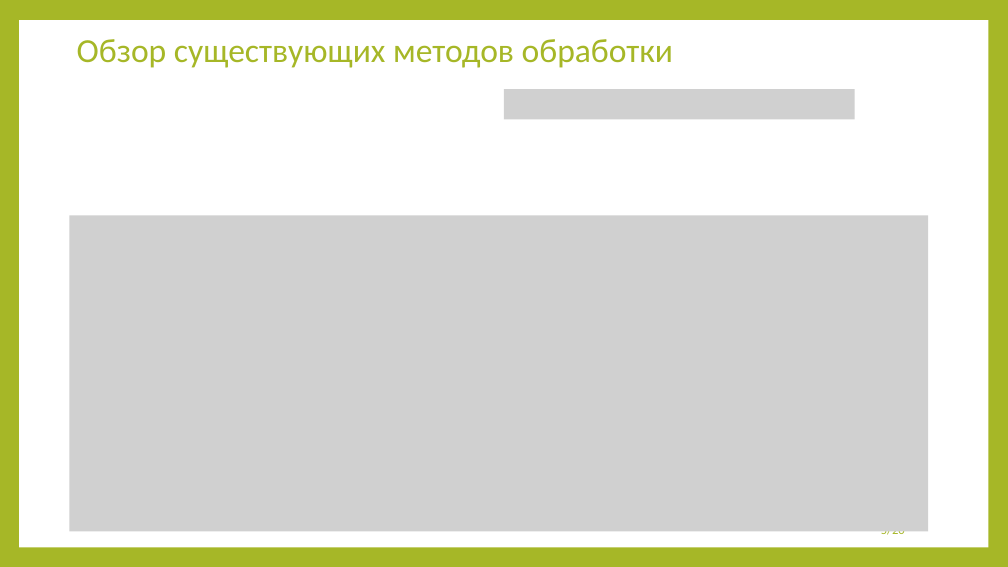
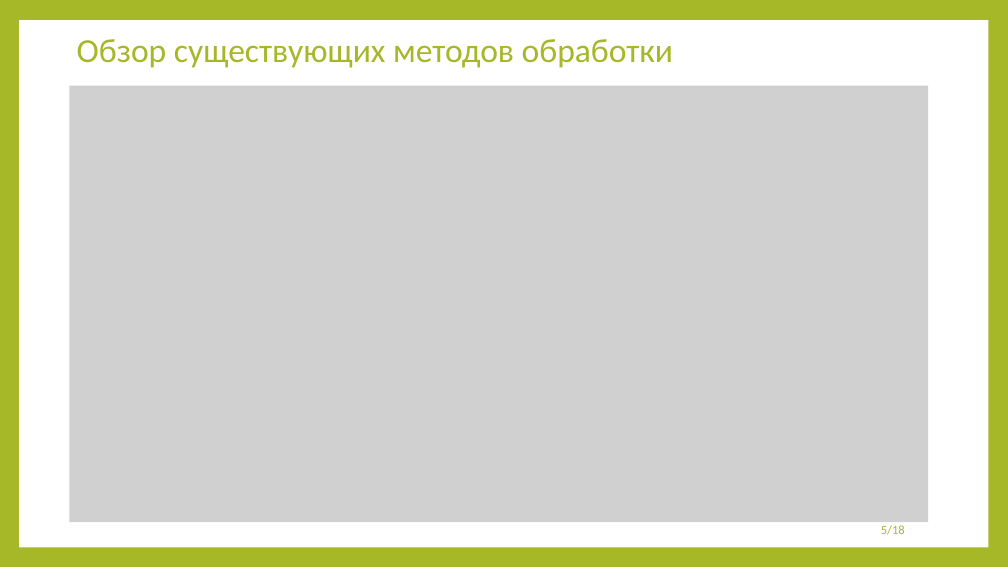
Before and after one commit to 13Fire13nyu/MasterDegree, a slide deck: slide 5 of presentation/presentation.pptx. Drawn at 1008x567 pixels with LibreOffice and Linux fonts; fonts in the diff are those of the drawing; grey boxes stand for pictures. Boxes give left, top, right and bottom in pixels: in the first picture for what was removed or moved away, otherwise in the second. Text is boxed around its words. In the diff, an @@ line names an element or a change of style, - is before the commit and + after.

```diff
--- a/presentation/presentation.pptx
+++ b/presentation/presentation.pptx
@@ picture resized from (x1=70, y1=216, x2=929, y2=532) to (x1=70, y1=85, x2=929, y2=522) @@
@@ picture removed at (x1=504, y1=89, x2=855, y2=119) @@
@@ page number at (x1=881, y1=525, x2=905, y2=535): text changed @@
-5/20
+5/18
```
Also in this commit, not shown: 12 other slides changed, 1 slide added, 1 slide removed, 4 other files.
